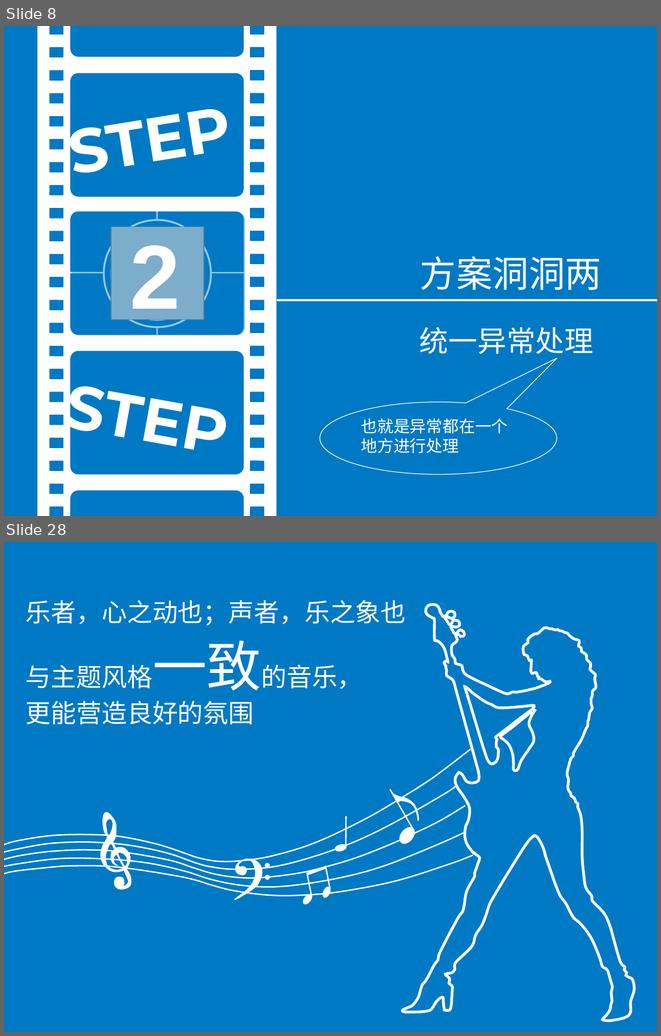
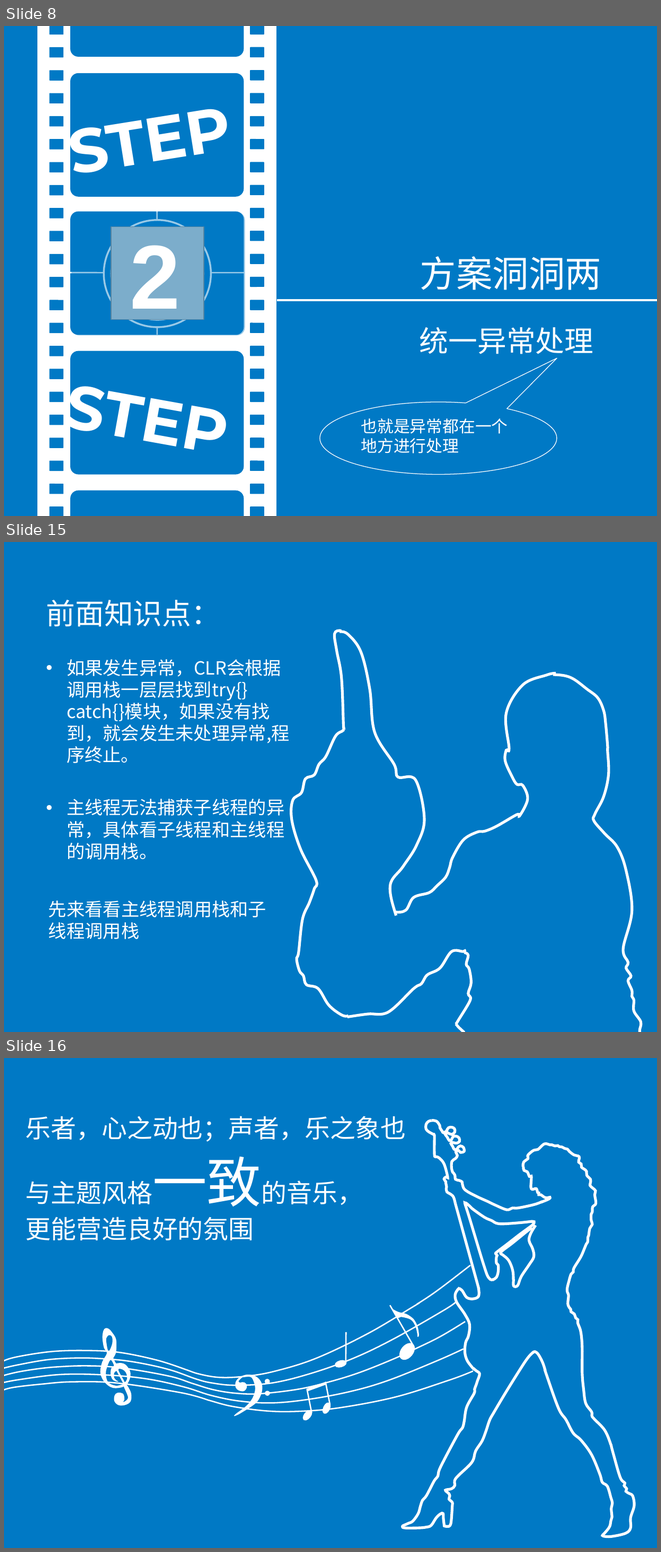
Before and after one commit to fuhaih/MyDiary, a slide deck: ppt/exception.ppt. Shown one above the other, each under a label of ours: slides 8 and 28 before the commit, slides 8, 15 and 16 after it; the slides between them are not shown. The pictures are 661x1036 and 661x1552 pixels, drawn with LibreOffice and Linux fonts; fonts in the diff are those of the drawing; grey boxes stand for pictures. Boxes give left, top, right and bottom in pixels: in the first picture for what was removed or moved away, otherwise in the second. Text is boxed around its words. In the diff, an @@ line names an element or a change of style, - is before the commit and + after.

```diff
--- a/ppt/exception.ppt
+++ b/ppt/exception.ppt
@@ slide 15 added at box(4, 542, 657, 1032), background #0079C5 @@
@@ text added at box(46, 600, 220, 627), 32 pt, text #FFFFFF @@
+前面知识点：
@@ freeform shape added at box(291, 630, 348, 1016), outline #FFFFFF 3 pt @@
@@ freeform shape added at box(339, 632, 424, 916), outline #FFFFFF 3 pt @@
@@ text added at box(67, 659, 290, 859), 20 pt, text #FFFFFF @@
+• 如果发生异常，CLR会根据调用栈一层层找到try{}catch{}模块，如果没有找到，就会发生未处理异常,程序终止。
+• 主线程无法捕获子线程的异常，具体看子线程和主线程的调用栈。
@@ freeform shape added at box(395, 673, 556, 912), outline #FFFFFF 3 pt @@
@@ freeform shape added at box(553, 674, 642, 1032), outline #FFFFFF 3 pt @@
@@ text added at box(49, 900, 266, 939), 20 pt, text #FFFFFF @@
+先来看看主线程调用栈和子线程调用栈
@@ freeform shape added at box(347, 949, 466, 1017), outline #FFFFFF 3 pt @@
@@ freeform shape added at box(455, 952, 472, 1032), outline #FFFFFF 3 pt @@
@@ what was slide 28 is now slide 16 @@
```
Also in this commit, not shown: 4 slides changed, 5 other slides added, 4 slides removed, 1 other file.
